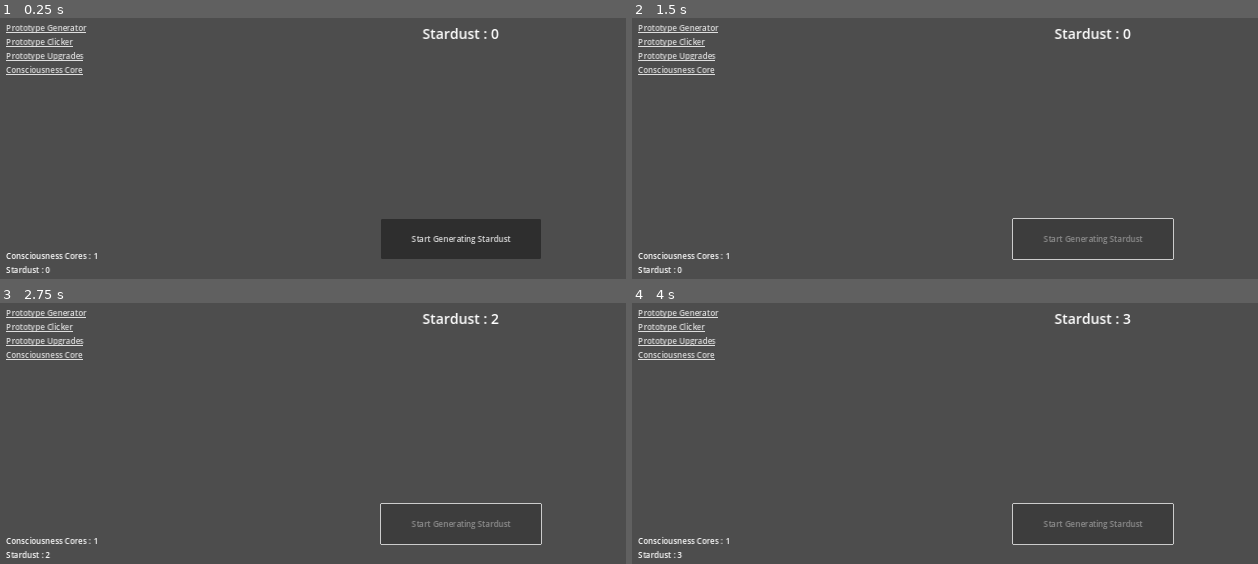
Above: before the commit, frames 1-4 (two rows, left to right).
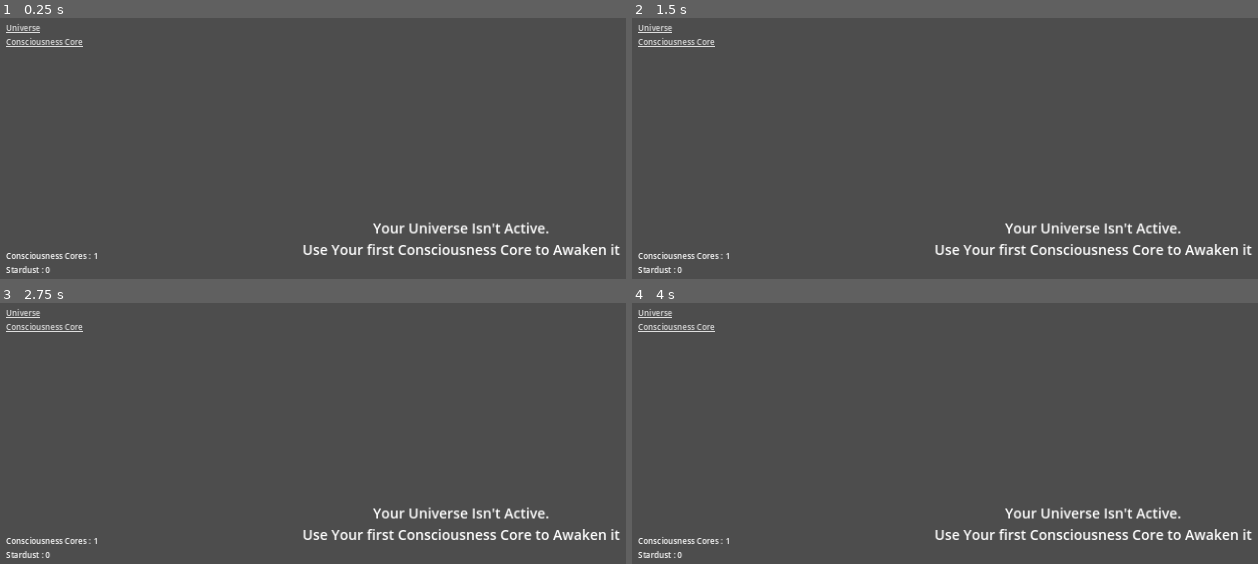
Above: after the commit, the same moments.

Repository: ZibelineDev/project_stardust_yt
Game: Godot game, scene res://scenes/game/game.tscn
Same seed, same stepped clock (60 frames per second), same inputs: the game is played once before the commit and once after it.
Inputs (mouse positions are in pixels of both pictures, inside the frame that each line leads up to):
- Up to frame 1 (0.25 s): no input
- Up to frame 2 (1.5 s): click (1095, 239) at 0.5 s, where only the run before the commit has a clickable "Start Generating Stardust"; tap Enter at 1.25 s
- Up to frame 3 (2.75 s): tap Space at 2 s
- Up to frame 4 (4 s): tap Enter at 2.75 s; tap Space at 3.5 s

The runs differ from the first frame. In frame 1, 5.5% of the frame differs, in the area x 0-100%, y 2-93%; in frame 2, 3.2%; in frame 3, 3.2%; in frame 4, 3.2%.

Commit message:
✨ Universe View & Consciousness Core Production Progress Bar

Diff:
--- /dev/null
+++ b/scenes/components/compo_active_effects.gd
@@ -0,0 +1,26 @@
+extends VBoxContainer
+## Displays the Active effects of the Universe.
+
+
+## Reference to the label displaying the current Stardust per seconds.
+@export var stardust_per_second : RichTextLabel
+
+
+func _ready() -> void:
+	_connect_signals()
+	_update_stardust_per_second()
+
+
+func _connect_signals() -> void:
+	HandlerStardustGenerator.ref.generator_power_calculated.connect(_on_stardust_generator_power_calculated)
+
+
+## Updates the stardust per second display.
+func _update_stardust_per_second() -> void:
+	var text : String = "[b]Stardust/s :[/b] %s" %HandlerStardustGenerator.ref.generator_power
+	stardust_per_second.text = text
+
+
+## Triggered when the stardust generator power was calculated.
+func _on_stardust_generator_power_calculated() -> void:
+	_update_stardust_per_second()
--- /dev/null
+++ b/scenes/components/compo_progress_bar.tscn
@@ -0,0 +1,23 @@
+[gd_scene load_steps=2 format=3 uid="uid://c7fr7g24gwvik"]
+
+[ext_resource type="Script" path="res://scenes/views/universe/stardust_milestone_progress.gd" id="1_720ei"]
+
+[node name="ProgressBar" type="ProgressBar" node_paths=PackedStringArray("label")]
+custom_minimum_size = Vector2(0, 32)
+show_percentage = false
+script = ExtResource("1_720ei")
+label = NodePath("Label")
+
+[node name="Label" type="Label" parent="."]
+layout_mode = 1
+anchors_preset = 8
+anchor_left = 0.5
+anchor_top = 0.5
+anchor_right = 0.5
+anchor_bottom = 0.5
+offset_left = -20.0
+offset_top = -11.5
+offset_right = 20.0
+offset_bottom = 11.5
+grow_horizontal = 2
+grow_vertical = 2
--- a/scenes/prototypes/generator/prototype_generator.gd
+++ b/scenes/prototypes/generator/prototype_generator.gd
@@ -12,7 +12,7 @@
 ## Initizalize the label.
 func _ready() -> void:
 	super()
-	visible = true
+	visible = false
 
 
 ## Creates stardust and store it.
--- a/scenes/user_interface/user_interface.gd
+++ b/scenes/user_interface/user_interface.gd
@@ -8,11 +8,18 @@
 	PROTOTYPE_GENERATOR,
 	PROTOTYPE_CLICKER,
 	PROTOTYPE_UPGRADES,
+	UNIVERSE,
 	CONSCIOUSNESS_CORE,
 }
 
 ## Emitted when something requested navigation. Includes the view target.
 signal navigation_requested(view : Views)
+
+
+## Navigate to Universe View on Launch.
+func _ready() -> void:
+	navigation_requested.emit(Views.UNIVERSE)
+
 
 
 ## Triggered when the prototype generator link is clicked.
@@ -33,3 +40,8 @@
 ## Triggered when the Consciousness Core link is clicked.
 func _on_consciousness_core_link_pressed() -> void:
 	navigation_requested.emit(Views.CONSCIOUSNESS_CORE)
+
+
+## Triggerend when the Universe Link Button is clicked.
+func _on_universe_link_pressed() -> void:
+	navigation_requested.emit(Views.UNIVERSE)
--- a/scenes/user_interface/user_interface.tscn
+++ b/scenes/user_interface/user_interface.tscn
@@ -7,6 +7,7 @@
 [ext_resource type="PackedScene" uid="uid://dj748bsni0nws" path="res://scenes/prototypes/clicker/prototype_clicker.tscn" id="3_tufrj"]
 [ext_resource type="PackedScene" uid="uid://my3lnkp5orop" path="res://scenes/prototypes/upgrades/prototype_upgrades.tscn" id="5_3qyw8"]
 [ext_resource type="PackedScene" uid="uid://1xut3pux3wny" path="res://scenes/views/consciousness_core/consciousness_core_view.tscn" id="6_meoh3"]
+[ext_resource type="PackedScene" uid="uid://cxrjp0b53vrqi" path="res://scenes/views/universe/universe_view.tscn" id="8_34mn2"]
 
 [node name="UserInterface" type="Control"]
 layout_mode = 3
@@ -57,16 +58,23 @@
 layout_mode = 2
 
 [node name="PrototypeGeneratorLink" type="LinkButton" parent="HBoxContainer/LeftPanel/VBoxContainer/Navigator/MarginContainer/VBoxContainer"]
+visible = false
 layout_mode = 2
 text = "Prototype Generator"
 
 [node name="PrototypeClickerLink" type="LinkButton" parent="HBoxContainer/LeftPanel/VBoxContainer/Navigator/MarginContainer/VBoxContainer"]
+visible = false
 layout_mode = 2
 text = "Prototype Clicker"
 
 [node name="PrototypeUpgradesLink" type="LinkButton" parent="HBoxContainer/LeftPanel/VBoxContainer/Navigator/MarginContainer/VBoxContainer"]
+visible = false
 layout_mode = 2
 text = "Prototype Upgrades"
+
+[node name="UniverseLink" type="LinkButton" parent="HBoxContainer/LeftPanel/VBoxContainer/Navigator/MarginContainer/VBoxContainer"]
+layout_mode = 2
+text = "Universe"
 
 [node name="ConsciousnessCoreLink" type="LinkButton" parent="HBoxContainer/LeftPanel/VBoxContainer/Navigator/MarginContainer/VBoxContainer"]
 layout_mode = 2
@@ -121,6 +129,7 @@
 size_flags_horizontal = 3
 
 [node name="PrototypeGenerator" parent="HBoxContainer/MainView" node_paths=PackedStringArray("user_interface") instance=ExtResource("1_vmtxp")]
+visible = false
 layout_mode = 1
 user_interface = NodePath("../../..")
 
@@ -140,9 +149,15 @@
 visible = false
 layout_mode = 1
 user_interface = NodePath("../../..")
+view = 4
+
+[node name="UniverseView" parent="HBoxContainer/MainView" node_paths=PackedStringArray("user_interface") instance=ExtResource("8_34mn2")]
+layout_mode = 1
+user_interface = NodePath("../../..")
 view = 3
 
 [connection signal="pressed" from="HBoxContainer/LeftPanel/VBoxContainer/Navigator/MarginContainer/VBoxContainer/PrototypeGeneratorLink" to="." method="_on_prototype_generator_link_pressed"]
 [connection signal="pressed" from="HBoxContainer/LeftPanel/VBoxContainer/Navigator/MarginContainer/VBoxContainer/PrototypeClickerLink" to="." method="_on_prototype_clicker_link_pressed"]
 [connection signal="pressed" from="HBoxContainer/LeftPanel/VBoxContainer/Navigator/MarginContainer/VBoxContainer/PrototypeUpgradesLink" to="." method="_on_prototype_upgrades_link_pressed"]
+[connection signal="pressed" from="HBoxContainer/LeftPanel/VBoxContainer/Navigator/MarginContainer/VBoxContainer/UniverseLink" to="." method="_on_universe_link_pressed"]
 [connection signal="pressed" from="HBoxContainer/LeftPanel/VBoxContainer/Navigator/MarginContainer/VBoxContainer/ConsciousnessCoreLink" to="." method="_on_consciousness_core_link_pressed"]
--- a/scenes/views/consciousness_core/consciousness_core_view.tscn
+++ b/scenes/views/consciousness_core/consciousness_core_view.tscn
@@ -1,7 +1,8 @@
-[gd_scene load_steps=3 format=3 uid="uid://1xut3pux3wny"]
+[gd_scene load_steps=4 format=3 uid="uid://1xut3pux3wny"]
 
 [ext_resource type="Script" path="res://scenes/views/consciousness_core/consciousness_core_view.gd" id="1_e3vlj"]
 [ext_resource type="PackedScene" uid="uid://cn7nn7msm57q1" path="res://scenes/prototypes/upgrades/components/compo_upgrade.tscn" id="2_xox55"]
+[ext_resource type="PackedScene" uid="uid://c7fr7g24gwvik" path="res://scenes/components/compo_progress_bar.tscn" id="3_fms88"]
 
 [node name="ConsciousnessCoreView" type="Control" node_paths=PackedStringArray("ccu_area")]
 layout_mode = 3
@@ -28,7 +29,7 @@
 
 [node name="VBoxContainer" type="VBoxContainer" parent="MarginContainer"]
 layout_mode = 2
-theme_override_constants/separation = 8
+theme_override_constants/separation = 16
 
 [node name="Header" type="Label" parent="MarginContainer/VBoxContainer"]
 layout_mode = 2
@@ -45,3 +46,20 @@
 
 [node name="CCUpgrades" type="VBoxContainer" parent="MarginContainer/VBoxContainer"]
 layout_mode = 2
+size_flags_vertical = 3
+
+[node name="MarginContainer3" type="MarginContainer" parent="MarginContainer/VBoxContainer"]
+layout_mode = 2
+theme_override_constants/margin_left = 16
+theme_override_constants/margin_right = 16
+
+[node name="HSeparator" type="HSeparator" parent="MarginContainer/VBoxContainer/MarginContainer3"]
+layout_mode = 2
+
+[node name="MarginContainer2" type="MarginContainer" parent="MarginContainer/VBoxContainer"]
+layout_mode = 2
+theme_override_constants/margin_left = 64
+theme_override_constants/margin_right = 64
+
+[node name="ProgressBar" parent="MarginContainer/VBoxContainer/MarginContainer2" instance=ExtResource("3_fms88")]
+layout_mode = 2
--- /dev/null
+++ b/scenes/views/universe/stardust_milestone_progress.gd
@@ -0,0 +1,29 @@
+extends ProgressBar
+## Displays the current progression toward next Milestone.
+
+## Reference to the label displaying numbered progress.
+@export var label : Label
+
+## Reference to the Milestone Node.
+@onready var milestone : MilestoneStardust = HandlerConsciousnessCore.ref.stardust_milestone
+
+
+func _ready() -> void:
+	_connect_signals()
+
+
+func _connect_signals() -> void:
+	milestone.progressed.connect(_on_milestone_change)
+	milestone.new_milestone_created.connect(_on_milestone_change)
+
+
+func _update_progress() -> void:
+	max_value = milestone.stardust_goal
+	value = milestone.stardust_progress
+
+	label.text = "%s / %s" %[milestone.stardust_progress, milestone.stardust_goal]
+
+
+## Triggered when a new milestone is created or when the current milestones progresses.
+func _on_milestone_change() -> void:
+	_update_progress()
--- /dev/null
+++ b/scenes/views/universe/universe_view.gd
@@ -0,0 +1,35 @@
+class_name ViewUniverse
+extends View
+## Main view of the game displaying Universe related informations.
+
+
+## Text to display on launch on a new game.
+@export var intro_text : Label
+## Main content to display once the player has created the Universe.
+@export var main_content : MarginContainer
+
+
+func _ready() -> void:
+	super()
+	_initialize_view()
+
+
+## Displays the relevant content based on CCU01 purchase status.
+func _initialize_view() -> void:
+	if not Game.ref.data.cc_upgrades.u_01_stardust_generation_level:
+		intro_text.visible = true
+		main_content.visible = false
+
+		HandlerCCUpgrades.ref.u_01_stardust_generation.leveled_up.connect(_on_ccu01_level_up)
+
+	else:
+		intro_text.visible = false
+		main_content.visible = true
+
+
+## Wait for CCU01 to be bought. Displays the mains content & hide intro text.
+func _on_ccu01_level_up() -> void:
+	intro_text.visible = false
+	main_content.visible = true
+
+	HandlerCCUpgrades.ref.u_01_stardust_generation.leveled_up.disconnect(_on_ccu01_level_up)
--- /dev/null
+++ b/scenes/views/universe/universe_view.tscn
@@ -0,0 +1,121 @@
+[gd_scene load_steps=4 format=3 uid="uid://cxrjp0b53vrqi"]
+
+[ext_resource type="Script" path="res://scenes/views/universe/universe_view.gd" id="1_4p7ep"]
+[ext_resource type="Script" path="res://scenes/components/compo_active_effects.gd" id="2_bx1f0"]
+[ext_resource type="PackedScene" uid="uid://c7fr7g24gwvik" path="res://scenes/components/compo_progress_bar.tscn" id="3_m5kv2"]
+
+[node name="UniverseView" type="Control" node_paths=PackedStringArray("intro_text", "main_content")]
+layout_mode = 3
+anchors_preset = 15
+anchor_right = 1.0
+anchor_bottom = 1.0
+grow_horizontal = 2
+grow_vertical = 2
+script = ExtResource("1_4p7ep")
+intro_text = NodePath("IntroText")
+main_content = NodePath("MainMargin")
+
+[node name="MainMargin" type="MarginContainer" parent="."]
+layout_mode = 1
+anchors_preset = 15
+anchor_right = 1.0
+anchor_bottom = 1.0
+grow_horizontal = 2
+grow_vertical = 2
+theme_override_constants/margin_left = 64
+theme_override_constants/margin_top = 64
+theme_override_constants/margin_right = 64
+theme_override_constants/margin_bottom = 64
+
+[node name="VBoxContainer" type="VBoxContainer" parent="MainMargin"]
+layout_mode = 2
+theme_override_constants/separation = 16
+
+[node name="Header" type="Label" parent="MainMargin/VBoxContainer"]
+layout_mode = 2
+theme_type_variation = &"HeaderLarge"
+text = "Universe"
+
+[node name="MarginContainer" type="MarginContainer" parent="MainMargin/VBoxContainer"]
+layout_mode = 2
+theme_override_constants/margin_left = 16
+theme_override_constants/margin_right = 16
+
+[node name="HSeparator" type="HSeparator" parent="MainMargin/VBoxContainer/MarginContainer"]
+layout_mode = 2
+
+[node name="MarginContainer2" type="MarginContainer" parent="MainMargin/VBoxContainer"]
+layout_mode = 2
+size_flags_vertical = 3
+theme_override_constants/margin_left = 64
+theme_override_constants/margin_right = 0
+
+[node name="VBoxContainer" type="VBoxContainer" parent="MainMargin/VBoxContainer/MarginContainer2" node_paths=PackedStringArray("stardust_per_second")]
+layout_mode = 2
+theme_override_constants/separation = 16
+script = ExtResource("2_bx1f0")
+stardust_per_second = NodePath("StardustPerSecond")
+
+[node name="ActiveEffects" type="Label" parent="MainMargin/VBoxContainer/MarginContainer2/VBoxContainer"]
+layout_mode = 2
+theme_type_variation = &"HeaderMedium"
+text = "Active Effects : "
+
+[node name="MarginContainer" type="MarginContainer" parent="MainMargin/VBoxContainer/MarginContainer2/VBoxContainer"]
+layout_mode = 2
+theme_override_constants/margin_left = 16
+theme_override_constants/margin_right = 16
+
+[node name="HSeparator" type="HSeparator" parent="MainMargin/VBoxContainer/MarginContainer2/VBoxContainer/MarginContainer"]
+layout_mode = 2
+
+[node name="StardustPerSecond" type="RichTextLabel" parent="MainMargin/VBoxContainer/MarginContainer2/VBoxContainer"]
+layout_mode = 2
+bbcode_enabled = true
+text = "[b]Stardust/s :[/b] <no_value>"
+fit_content = true
+
+[node name="Space" type="Control" parent="MainMargin/VBoxContainer/MarginContainer2/VBoxContainer"]
+custom_minimum_size = Vector2(0, 80)
+layout_mode = 2
+
+[node name="StardustMilestones" type="Label" parent="MainMargin/VBoxContainer/MarginContainer2/VBoxContainer"]
+layout_mode = 2
+theme_type_variation = &"HeaderMedium"
+text = "Progress Toward Next Consciousness Core :"
+
+[node name="MarginContainer2" type="MarginContainer" parent="MainMargin/VBoxContainer/MarginContainer2/VBoxContainer"]
+layout_mode = 2
+theme_override_constants/margin_left = 16
+theme_override_constants/margin_right = 16
+
+[node name="HSeparator" type="HSeparator" parent="MainMargin/VBoxContainer/MarginContainer2/VBoxContainer/MarginContainer2"]
+layout_mode = 2
+
+[node name="MarginContainer3" type="MarginContainer" parent="MainMargin/VBoxContainer/MarginContainer2/VBoxContainer"]
+layout_mode = 2
+theme_override_constants/margin_left = 64
+theme_override_constants/margin_right = 64
+
+[node name="ProgressBar" parent="MainMargin/VBoxContainer/MarginContainer2/VBoxContainer/MarginContainer3" instance=ExtResource("3_m5kv2")]
+layout_mode = 2
+
+[node name="IntroText" type="Label" parent="."]
+visible = false
+layout_mode = 1
+anchors_preset = 8
+anchor_left = 0.5
+anchor_top = 0.5
+anchor_right = 0.5
+anchor_bottom = 0.5
+offset_left = -20.0
+offset_top = -11.5
+offset_right = 20.0
+offset_bottom = 11.5
+grow_horizontal = 2
+grow_vertical = 2
+theme_type_variation = &"HeaderLarge"
+text = "Your Universe Isn't Active.
+Use Your first Consciousness Core to Awaken it"
+horizontal_alignment = 1
+vertical_alignment = 1
--- a/scripts/handlers/handler_stardust_generator.gd
+++ b/scripts/handlers/handler_stardust_generator.gd
@@ -17,6 +17,9 @@
 
 	queue_free()
 
+
+## Emitted when generator power was calculated.
+signal generator_power_calculated
 
 ## Reference to the generator timer.
 @export var timer : Timer
@@ -57,3 +60,5 @@
 	new_power += Game.ref.data.cc_upgrades.u_02_stardust_boost_level
 
 	generator_power = new_power
+
+	generator_power_calculated.emit()
--- a/scripts/milestones/stardust_milestones.gd
+++ b/scripts/milestones/stardust_milestones.gd
@@ -1,6 +1,11 @@
 class_name MilestoneStardust
 extends Node
 ## Generates Consciousness Core every X amount of stardust being created.
+
+## Emitted when the Milestone progress changed.
+signal progressed
+## Emitted when a new Milestone is created.
+signal new_milestone_created
 
 
 ## Amount of stardust required to create the next consciousness core.
@@ -28,6 +33,7 @@
 
 	stardust_progress = transfered_progress
 	universe.stardust_milestone_progress = stardust_progress
+	new_milestone_created.emit()
 
 
 ## Checks for milestone completion.
@@ -47,5 +53,6 @@
 func _on_stardust_created(quantity : int) -> void:
 	stardust_progress += quantity
 	universe.stardust_milestone_progress = stardust_progress
+	progressed.emit()
 
 	check_for_completion()
Not shown: 1 places in scenes/user_interface/user_interface.tscn that only renumber resources
